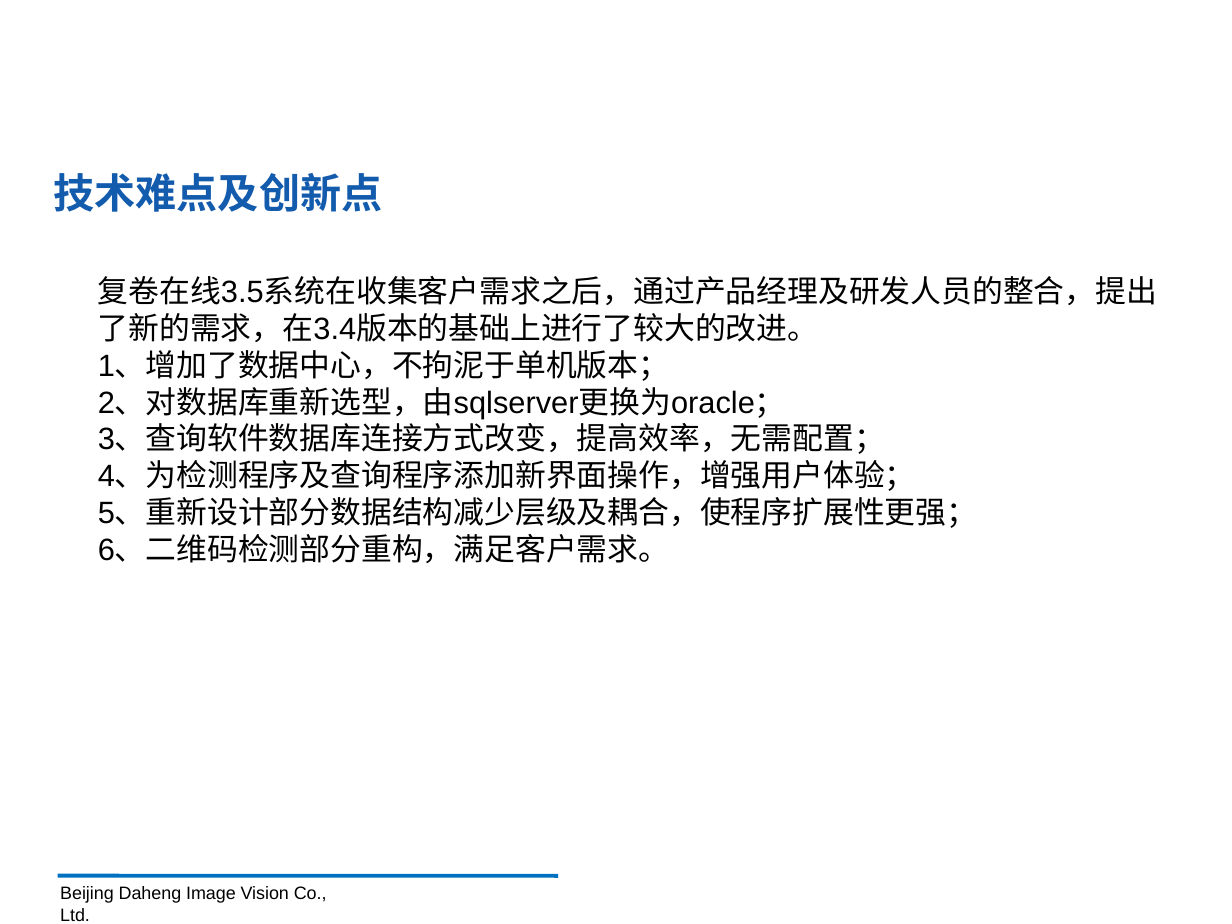
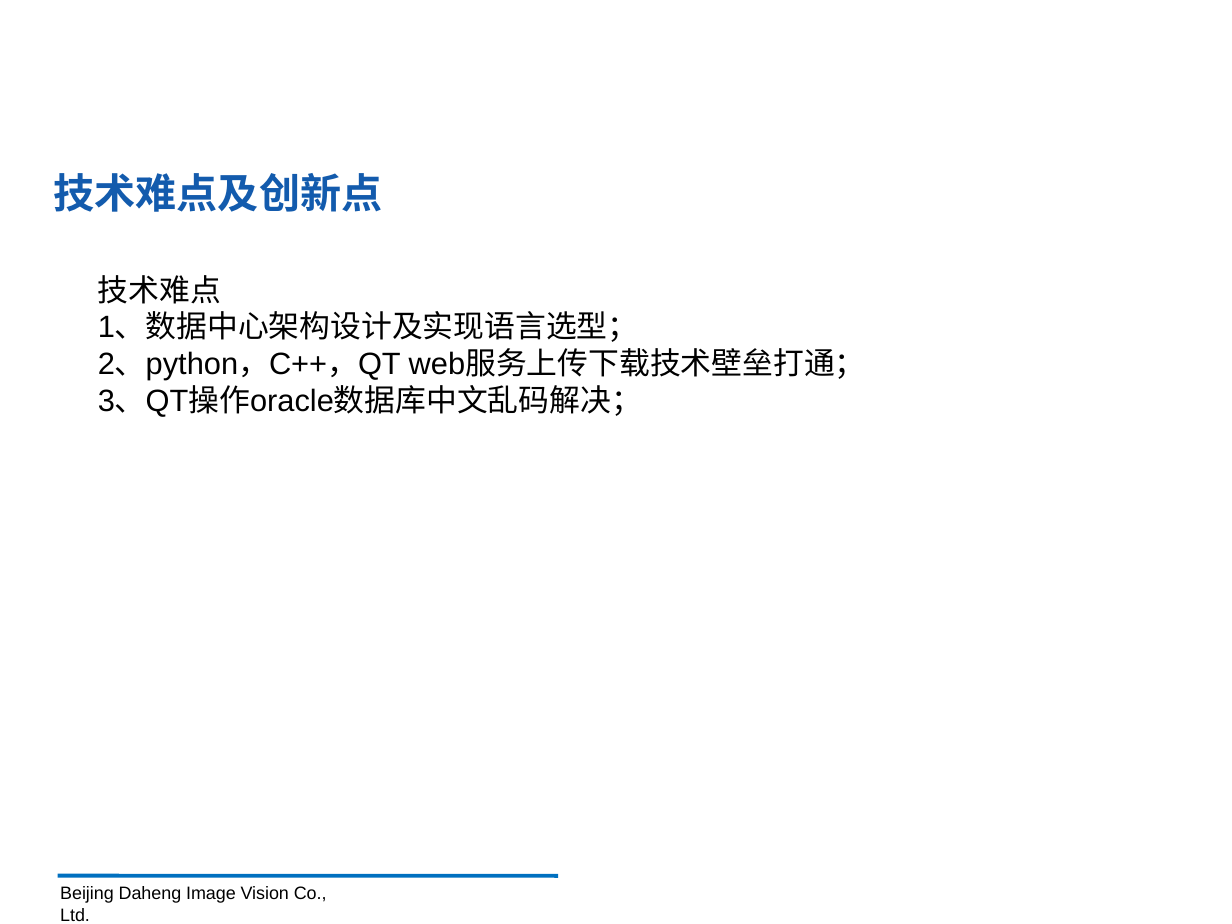
Before and after one commit to sabercc0805/daheng, a slide deck: slide 6 of 研发工程师述职报告PPT-张赵浩然-2018.pptx. Drawn at 1232x924 pixels with LibreOffice and Linux fonts; fonts in the diff are those of the drawing; background and template pictures are left out. Boxes give left, top, right and bottom in pixels: in the first picture for what was removed or moved away, otherwise in the second. Text is boxed around its words. In the diff, an @@ line names an element or a change of style, - is before the commit and + after.

Commit message:
dhtx

```diff
--- a/研发工程师述职报告PPT-张赵浩然-2018.pptx
+++ b/研发工程师述职报告PPT-张赵浩然-2018.pptx
@@ text at (98, 275, 866, 417): text changed @@
-复卷在线3.5系统在收集客户需求之后，通过产品经理及研发人员的整合，提出了新的需求，在3.4版本的基础上进行了较大的改进。
-1、增加了数据中心，不拘泥于单机版本；
-2、对数据库重新选型，由sqlserver更换为oracle；
-3、查询软件数据库连接方式改变，提高效率，无需配置；
-4、为检测程序及查询程序添加新界面操作，增强用户体验；
-5、重新设计部分数据结构减少层级及耦合，使程序扩展性更强；
-6、二维码检测部分重构，满足客户需求。
+技术难点
+1、数据中心架构设计及实现语言选型；
+2、python，C++，QT web服务上传下载技术壁垒打通；
+3、QT操作oracle数据库中文乱码解决；
```
